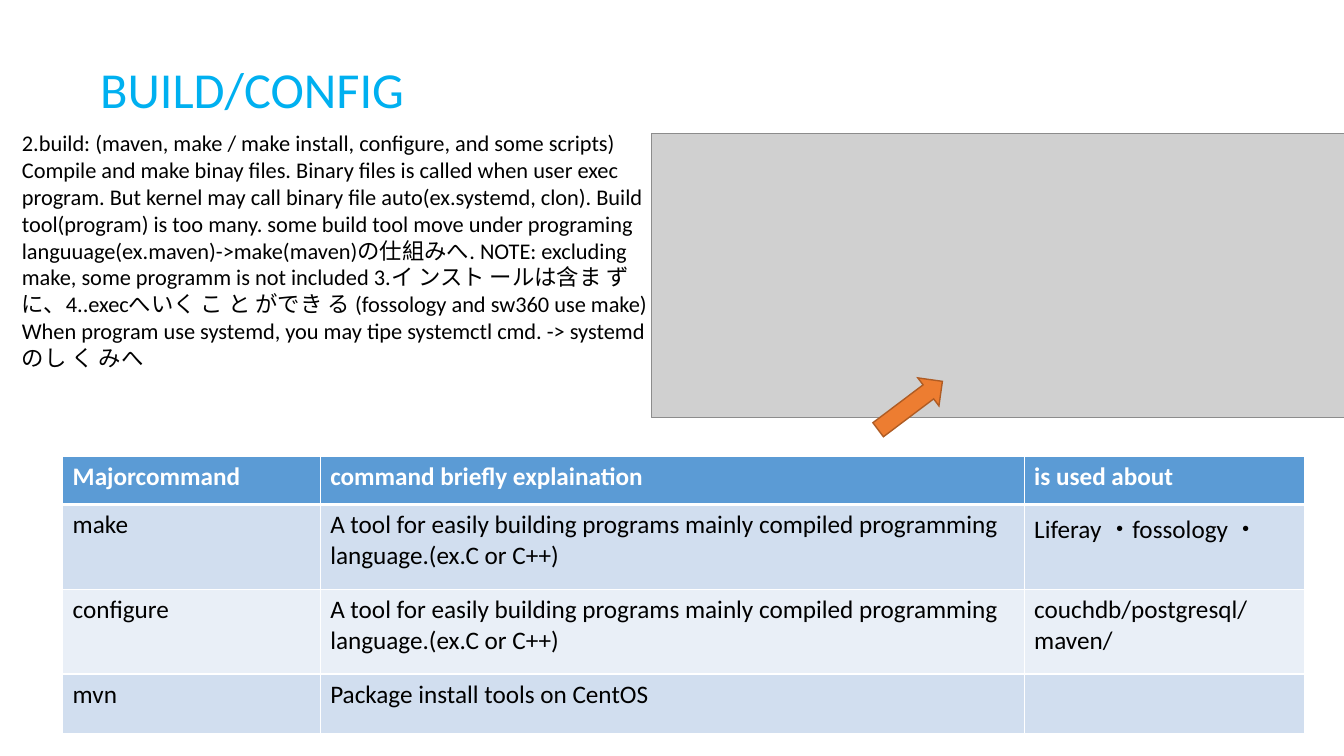
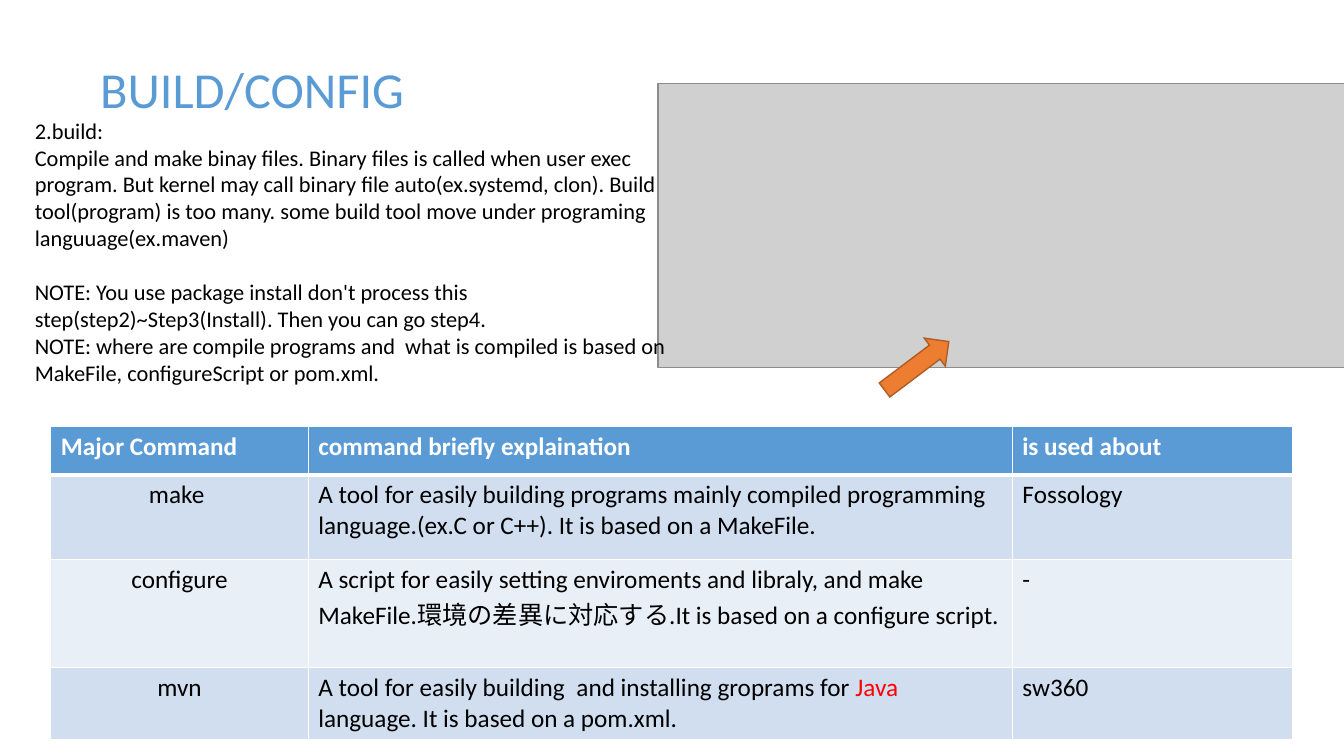
Before and after one commit to daito2223653/document, a slide deck: slide 8 of sub.pptx. Drawn at 1344x756 pixels with LibreOffice and Linux fonts; fonts in the diff are those of the drawing; grey boxes stand for pictures. Boxes give left, top, right and bottom in pixels: in the first picture for what was removed or moved away, otherwise in the second. Text is boxed around its words. In the diff, an @@ line names an element or a change of style, - is before the commit and + after.

Commit message:
update

```diff
--- a/sub.pptx
+++ b/sub.pptx
@@ text "BUILD/CONFIG" at bbox=[100, 73, 404, 110]: text colour #00B0F0 to #5B9BD5 @@
@@ picture: place and size @@
-picture at bbox=[652, 134, 1344, 418]
+picture at bbox=[658, 84, 1344, 368]
@@ text "2.build:": place and size @@
-text "2.build:" at bbox=[22, 135, 647, 368]
+text "2.build:" at bbox=[35, 123, 665, 385]
@@ text at bbox=[35, 123, 103, 139]: text changed @@
-2.build: (maven, make / make install, configure, and some scripts)
+2.build:
@@ text at bbox=[35, 230, 665, 385]: text changed @@
-languuage(ex.maven)->make(maven)の仕組みへ. NOTE: excluding make, some programm is not included 3.イ ンスト ールは含ま ず
-に、4..execへいく こ と ができ る (fossology and sw360 use make)
-When program use systemd, you may tipe systemctl cmd. -> systemdのし く みへ
+languuage(ex.maven)
+NOTE: You use package install don't process this step(step2)~Step3(Install). Then you can go step4.
+NOTE: where are compile programs and what is compiled is based on MakeFile, configureScript or pom.xml.
@@ right arrow: place and size @@
-right arrow at bbox=[868, 367, 953, 444]
+right arrow at bbox=[875, 327, 960, 404]
@@ table at bbox=[50, 426, 1292, 736] @@
-row 1, column 1: Majorcommand
+row 1, column 1: Major Command
-row 2, column 2: A tool for easily building programs mainly compiled programming language.(ex.C or C++)
+row 2, column 2: A tool for easily building programs mainly compiled programming language.(ex.C or C++). It is based on a MakeFile.
-row 2, column 3: Liferay ・fossology ・
+row 2, column 3: Fossology
-row 3, column 2: A tool for easily building programs mainly compiled programming language.(ex.C or C++)
+row 3, column 2: A script for easily setting enviroments and libraly, and make MakeFile.環境の差異に対応する.It is based on a configure script.
-row 3, column 3: couchdb/postgresql/maven/
+row 3, column 3: -
-row 4, column 2: Package install tools on CentOS
+row 4, column 2: A tool for easily building and installing groprams for Java language. It is based on a pom.xml.
-row 4, column 3: 
+row 4, column 3: sw360
@@ alignment left to centre @@
@@ table: place and size @@
-table at bbox=[63, 456, 1304, 733]
+table at bbox=[50, 426, 1292, 736]
```
Also in this commit, not shown: 7 other slides changed, 1 slide added, 2 slides removed.
